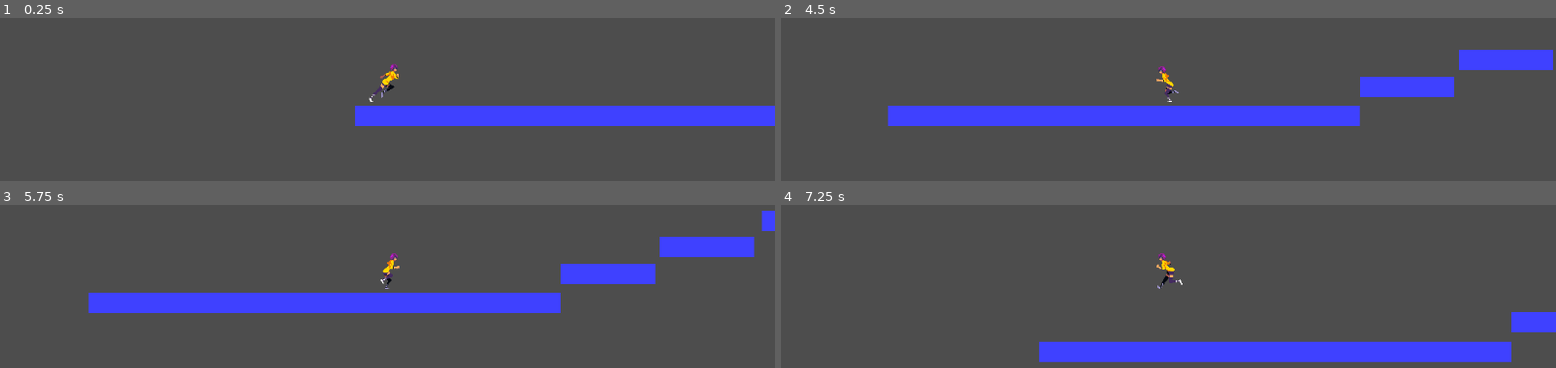
Above: before the commit, frames 1-4 (two rows, left to right).
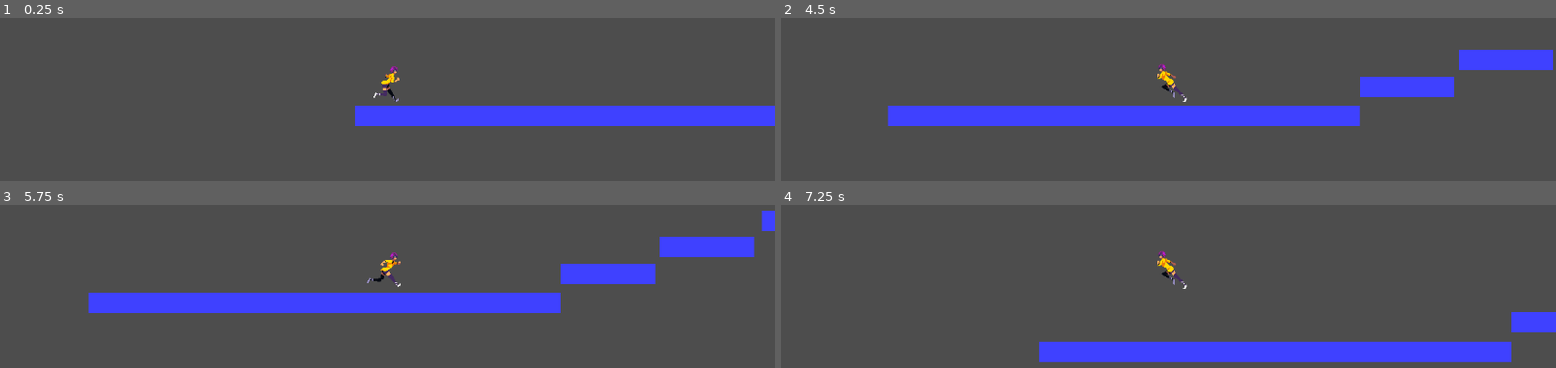
Above: after the commit, the same moments.

Repository: dj95/ggj-2026
Game: Godot game, scene res://scenes/level_1.tscn
The game is run twice, just before and just after one commit, with the same random seed, the same clock (stepped at 60 frames per second) and the same inputs. The engine's default icon, where the game draws it, is replaced by a stand-in: a white triangle on a blue panel in a dark square.
Inputs:
- Up to frame 1 (0.25 s): no input
- Up to frame 2 (4.5 s): tap Enter at 0.5 s; hold D (move_right) 0.53-2.03 s; tap Space (jump) at 0.77, 1.52, 3.02, 3.77 s; hold A (move_left) 2.03-2.78 s; hold D (move_right) 2.78-4.28 s; hold A (move_left) from 4.28 s (still down)
- Up to frame 3 (5.75 s): tap Space (jump) at 4.52 s; release A (move_left) at 5.03 s; hold D (move_right) from 5.03 s (still down)
- Up to frame 4 (7.25 s): release D (move_right) at 5.78 s; hold A (move_left) from 5.78 s (still down); tap Space (jump) at 6.02, 6.77 s

The runs differ from the first frame. In frame 1, 0.3% of the frame differs, in the area x 47-52%, y 28-52%; in frame 2, 0.3%; in frame 3, 0.3%; in frame 4, 0.3%.

Commit message:
feat(player): jump and stop animation

Diff:
--- a/scripts/player.gd
+++ b/scripts/player.gd
@@ -14,10 +14,15 @@
 		_animated_sprite.play("run")
 	else:
 		_animated_sprite.stop()
+		_animated_sprite.set_frame_and_progress(2, 0.0)
+
 
 func _physics_process(delta):
 	# gravity - pull me down
 	if !is_on_floor():
+		_animated_sprite.stop()
+		_animated_sprite.set_frame_and_progress(0, 0.0)
+
 		velocity.y += gravity
 		if velocity.y > 1000:
 			velocity.y = 1000
